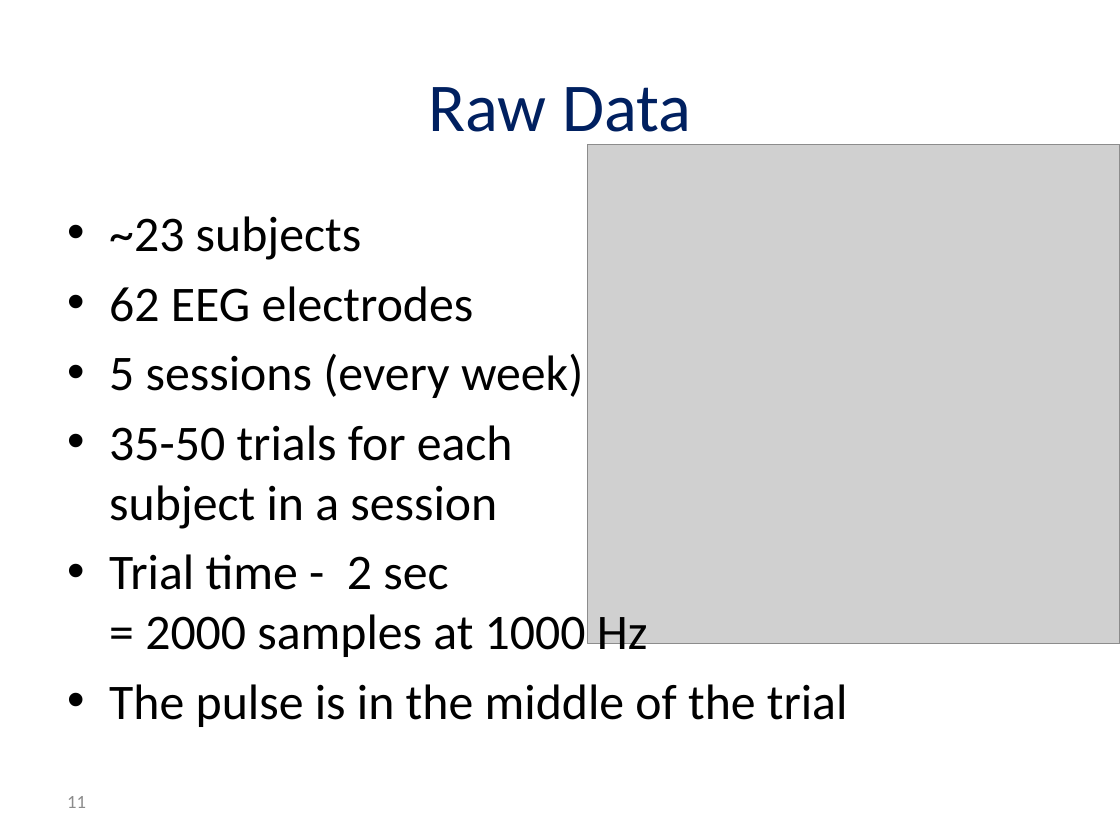
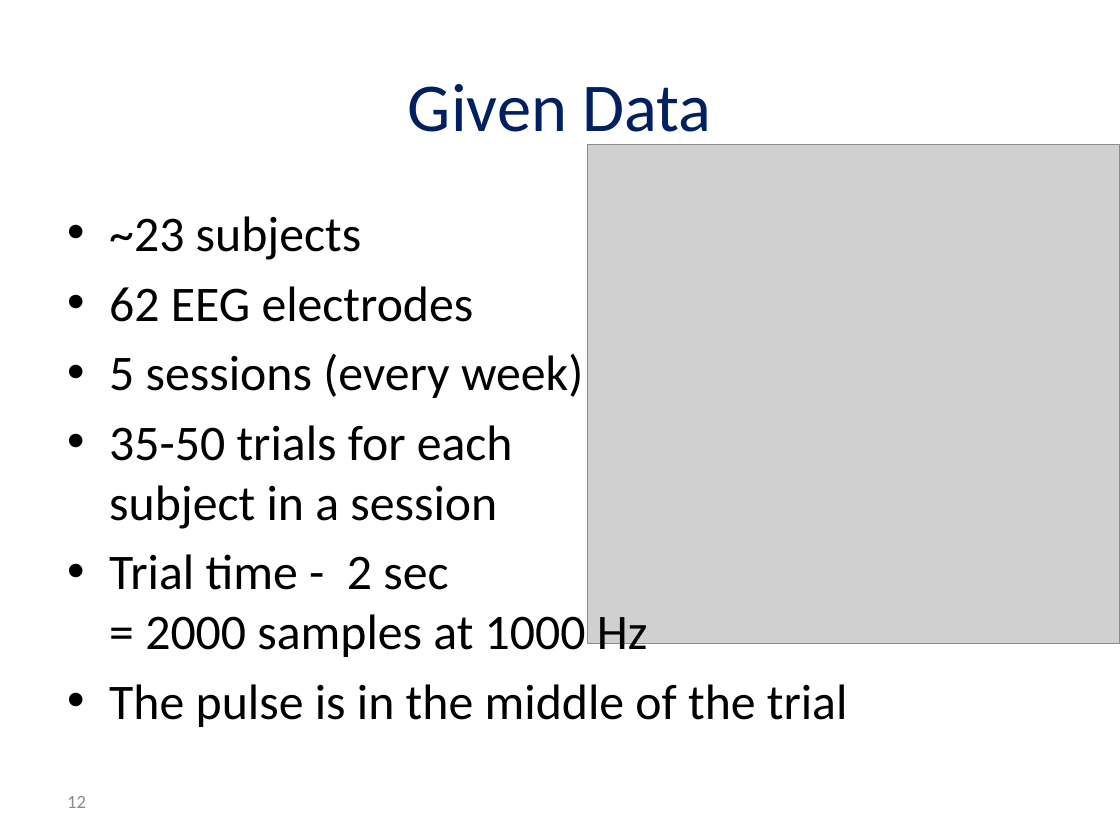
Before and after one commit to reggevlivney/BrainSway, a slide deck: slide 12 of Project_Midterm_Presentation.pptx (slide 11 before the commit). Drawn at 1120x840 pixels with LibreOffice and Linux fonts; fonts in the diff are those of the drawing; grey boxes stand for pictures; background and template pictures are left out. Boxes give left, top, right and bottom in pixels: in the first picture for what was removed or moved away, otherwise in the second. Text is boxed around its words. In the diff, an @@ line names an element or a change of style, - is before the commit and + after.

```diff
--- a/Project_Midterm_Presentation.pptx
+++ b/Project_Midterm_Presentation.pptx
@@ title at [408, 84, 711, 147]: text changed @@
-Raw Data
+Given Data
@@ page number at [67, 796, 86, 808]: text changed @@
-11
+12
```
Also in this commit, not shown: 7 other slides changed, 3 slides added, 1 slide removed, 1 other file.
